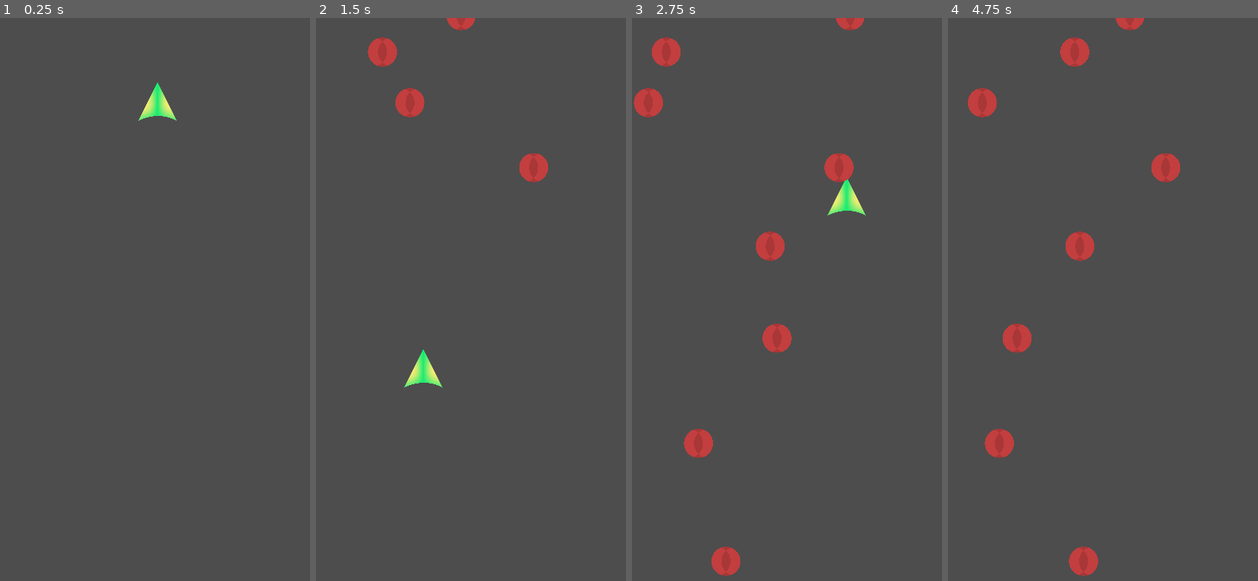
Above: before the commit, frames 1-4 (left to right).
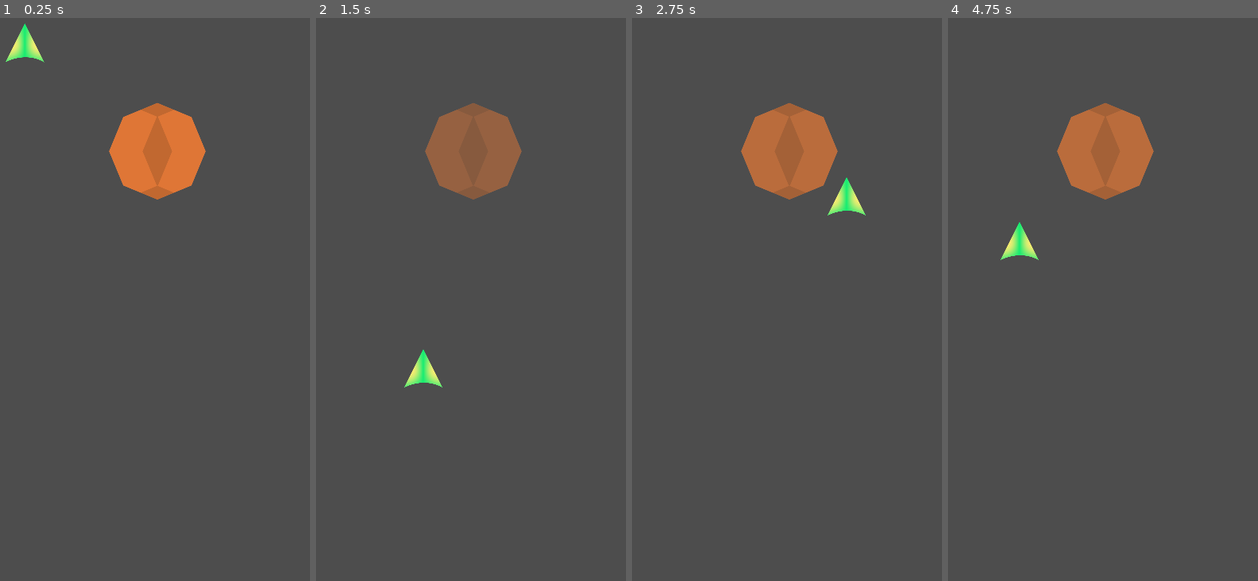
Above: after the commit, the same moments.

Repository: youngjaeahn1995/shapeship-run
Game: Godot game, scene res://Main.tscn
The game is run twice, just before and just after one commit, with the same random seed, the same clock (stepped at 60 frames per second) and the same inputs.
Inputs (mouse positions are in pixels of both pictures, inside the frame that each line leads up to):
- Up to frame 1 (0.25 s): no input
- Up to frame 2 (1.5 s): tap Enter at 0.5 s; move the mouse to (573, 305) at 0.52 s; click (573, 305) at 0.67 s; move the mouse to (424, 367) at 1.27 s; click (424, 367) at 1.42 s
- Up to frame 3 (2.75 s): move the mouse to (845, 198) at 2.02 s; click (845, 198) at 2.17 s
- Up to frame 4 (4.75 s): move the mouse to (1109, 462) at 2.77 s; click (1109, 462) at 2.92 s; move the mouse to (1233, 434) at 3.52 s; click (1233, 434) at 3.67 s; move the mouse to (1019, 243) at 4.27 s; click (1019, 243) at 4.42 s

The runs differ from the first frame. In frame 1, 4.3% of the frame differs, in the area x 1-67%, y 0-33%; in frame 2, 5.1%; in frame 3, 6.6%; in frame 4, 7.0%, in the area x 6-75%, y 0-100%.

Commit message:
Adding ability for Octogon to fade in and out

Diff:
--- a/Main.tscn
+++ b/Main.tscn
@@ -1,11 +1,11 @@
 [gd_scene load_steps=3 format=3 uid="uid://l8x1dcan4ojy"]
 
 [ext_resource type="PackedScene" uid="uid://b0jbsah8o2sx4" path="res://scenes/character/character.tscn" id="1_0cif6"]
-[ext_resource type="PackedScene" uid="uid://d4atpmowy6p4v" path="res://scenes/obstacles/rain.tscn" id="3_svlss"]
+[ext_resource type="PackedScene" uid="uid://be0u5attgagen" path="res://scenes/obstacles/octogon.tscn" id="2_8ogai"]
 
 [node name="Main" type="Node2D"]
 
+[node name="Octogon" parent="." instance=ExtResource("2_8ogai")]
+position = Vector2(317, 268)
+
 [node name="Character" parent="." instance=ExtResource("1_0cif6")]
-position = Vector2(317, 168)
-
-[node name="rain" parent="." instance=ExtResource("3_svlss")]
--- a/scenes/character/Character.gd
+++ b/scenes/character/Character.gd
@@ -14,6 +14,8 @@
 		var mouse_pos = event.position
 		position = mouse_pos
 
-
 func _on_body_entered(body):
 	queue_free()
+
+func _on_area_entered(area):
+	queue_free()
--- a/scenes/character/character.tscn
+++ b/scenes/character/character.tscn
@@ -15,4 +15,5 @@
 scale = Vector2(0.2, 0.2)
 texture = ExtResource("2_2i72m")
 
+[connection signal="area_entered" from="." to="." method="_on_area_entered"]
 [connection signal="body_entered" from="." to="." method="_on_body_entered"]
--- a/scenes/obstacles/fading_polygon.tscn
+++ b/scenes/obstacles/fading_polygon.tscn
@@ -1,5 +1,10 @@
-[gd_scene format=3 uid="uid://rpjgushnmywh"]
+[gd_scene load_steps=2 format=3 uid="uid://rpjgushnmywh"]
+
+[ext_resource type="PackedScene" uid="uid://be0u5attgagen" path="res://scenes/obstacles/octogon.tscn" id="1_ymcvi"]
 
 [node name="fading_polygon" type="Node"]
 
 [node name="Timer" type="Timer" parent="."]
+
+[node name="Octogon" parent="." instance=ExtResource("1_ymcvi")]
+position = Vector2(189, 155)
--- a/scenes/obstacles/octogon.gd
+++ b/scenes/obstacles/octogon.gd
@@ -1,19 +1,22 @@
-extends StaticBody2D
+extends Area2D
 
-var tween = get_tree().create_tween()
+var tween: Tween;
 
 # Called when the node enters the scene tree for the first time.
 func _ready():
-	pass
+	start_tween()
 
 # Called every frame. 'delta' is the elapsed time since the previous frame.
 func _process(delta):
-	pass
+	if (!$CollisionPolygon2D.disabled && $Sprite2D.modulate.a < 0.95):
+		print("Disabled collision")
+		$CollisionPolygon2D.disabled = true
+	elif ($CollisionPolygon2D.disabled):
+		print("Enabled collision")
+		$CollisionPolygon2D.disabled = false
 
-func fade_in(duration):
-	tween.interpolate_property($Sprite2D, "modulate:a", modulate.a, 1, duration, Tween.TRANS_LINEAR, Tween.EASE_IN_OUT)
-	tween.start()
-
-func fade_out(duration):
-	tween.interpolate_property($Sprite2D, "modulate:a", modulate.a, 0, duration, Tween.TRANS_LINEAR, Tween.EASE_IN_OUT)
-	tween.start()
+func start_tween():
+	tween = create_tween()
+	tween.set_loops()
+	tween.tween_property($Sprite2D, "modulate", Color(1, 1, 1, 1), 1)
+	tween.tween_property($Sprite2D, "modulate", Color(1, 1, 1, 0), 1)
--- a/scenes/obstacles/octogon.tscn
+++ b/scenes/obstacles/octogon.tscn
@@ -3,12 +3,12 @@
 [ext_resource type="Texture2D" uid="uid://bbvoo35f3631n" path="res://assets/obstacles/octogon.png" id="1_uihhc"]
 [ext_resource type="Script" path="res://scenes/obstacles/octogon.gd" id="1_uu83n"]
 
-[node name="Octogon" type="StaticBody2D"]
+[node name="Octogon" type="Area2D"]
 script = ExtResource("1_uu83n")
 
 [node name="Sprite2D" type="Sprite2D" parent="."]
-scale = Vector2(0.15, 0.15)
+scale = Vector2(0.5, 0.5)
 texture = ExtResource("1_uihhc")
 
 [node name="CollisionPolygon2D" type="CollisionPolygon2D" parent="."]
-polygon = PackedVector2Array(-21, -21, 0, -29, 20, -21, 29, 0, 20, 21, 0, 29, -20, 21, -29, 0)
+polygon = PackedVector2Array(0, -97, 69, -68, 98, 0, 69, 68, 0, 97, -69, 69, -97, 1, -69, -69)
